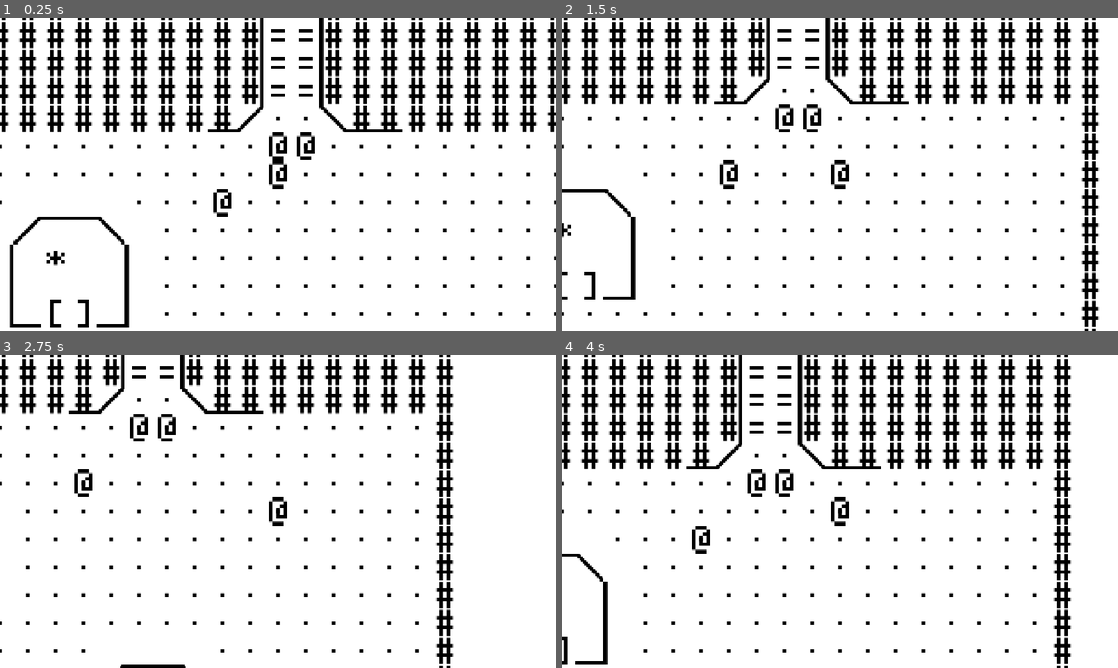
Above: before the commit, frames 1-4 (two rows, left to right).
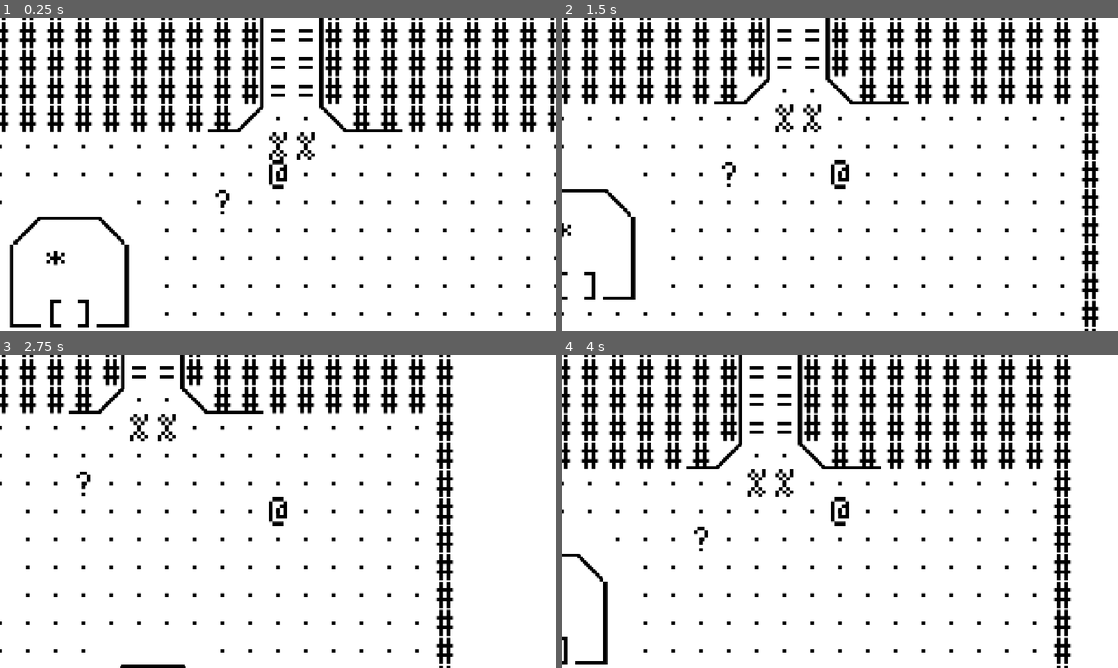
Above: after the commit, the same moments.

Repository: OzelotVanilla/colourisworld
Game: Godot game, scene res://scenes/main_game/MainGame.tscn
Same seed, same stepped clock (60 frames per second), same inputs: the game is played once before the commit and once after it.
Inputs:
- Up to frame 1 (0.25 s): no input
- Up to frame 2 (1.5 s): tap Enter (ui_accept) at 0.5, 0.77 s; hold D (move_right) 0.53-1.28 s; hold S (move_down) from 1.28 s (still down)
- Up to frame 3 (2.75 s): tap Enter (ui_accept) at 1.52, 2 s; release S (move_down) at 2.03 s; hold D (move_right) from 2.03 s (still down)
- Up to frame 4 (4 s): release D (move_right) at 2.78 s; hold W (move_up) 2.78-3.53 s; tap Enter (ui_accept) at 3.02, 3.77 s; hold A (move_left) from 3.53 s (still down)

The runs differ from the first frame. In frame 1, 0.5% of the frame differs, in the area x 38-57%, y 36-64%; in frame 2, 0.5%, in the area x 28-47%, y 27-55%; in frame 3, 0.5%; in frame 4, 0.5%.

Commit message:
feature - Give different icon to different characters
Now only the player uses `@`.

Diff:
--- a/map/demo_village/DemoMissionGuy.tscn
+++ b/map/demo_village/DemoMissionGuy.tscn
@@ -1,7 +1,8 @@
 [gd_scene format=3 uid="uid://c22h3g8p0snu4"]
 
 [ext_resource type="Script" uid="uid://ck6bcpyov6dow" path="res://map/demo_village/DemoMissionGuy.gd" id="1_3p7ey"]
-[ext_resource type="Texture2D" uid="uid://dw7actuh506f0" path="res://assets/image/character.png" id="2_qh637"]
+[ext_resource type="Texture2D" uid="uid://c1y8kvg5707m8" path="res://assets/image/sprite/quest_giver.png" id="2_qh637"]
+[ext_resource type="Texture2D" uid="uid://cye8343bu6h1j" path="res://assets/image/sprite/quest_checker.png" id="3_lgwwu"]
 
 [sub_resource type="RectangleShape2D" id="RectangleShape2D_g7lmp"]
 
@@ -9,8 +10,14 @@
 script = ExtResource("1_3p7ey")
 metadata/_custom_type_script = "uid://b5s0wwjs6rw4h"
 
-[node name="Sprite2D" type="Sprite2D" parent="." unique_id=808409861]
+[node name="Sprite" type="Node2D" parent="." unique_id=2087435180]
+
+[node name="QuestGiver" type="Sprite2D" parent="Sprite" unique_id=808409861]
 texture = ExtResource("2_qh637")
+
+[node name="QuestChecker" type="Sprite2D" parent="Sprite" unique_id=1098925232]
+visible = false
+texture = ExtResource("3_lgwwu")
 
 [node name="DetectArea" type="Area2D" parent="." unique_id=261011536]
 
--- a/map/demo_village/DemoSoldier.tscn
+++ b/map/demo_village/DemoSoldier.tscn
@@ -1,7 +1,7 @@
 [gd_scene format=3 uid="uid://r5g1ahnb7quf"]
 
 [ext_resource type="Script" uid="uid://bjl5v08o23ao4" path="res://map/demo_village/DemoSoldier.gd" id="1_xrsuw"]
-[ext_resource type="Texture2D" uid="uid://dw7actuh506f0" path="res://assets/image/character.png" id="2_g7lmp"]
+[ext_resource type="Texture2D" uid="uid://6iqnm67n5w5l" path="res://assets/image/sprite/soilder.png" id="2_g7lmp"]
 
 [sub_resource type="RectangleShape2D" id="RectangleShape2D_g7lmp"]
 
--- a/prefabs/player/Player.tscn
+++ b/prefabs/player/Player.tscn
@@ -1,7 +1,7 @@
 [gd_scene format=3 uid="uid://ce8bwp5jk0glv"]
 
 [ext_resource type="Script" uid="uid://cw56e0pujreqp" path="res://prefabs/player/Player.gd" id="1_dgc4i"]
-[ext_resource type="Texture2D" uid="uid://dw7actuh506f0" path="res://assets/image/character.png" id="2_qq40p"]
+[ext_resource type="Texture2D" uid="uid://dw7actuh506f0" path="res://assets/image/sprite/player.png" id="2_qq40p"]
 
 [sub_resource type="RectangleShape2D" id="RectangleShape2D_xm33v"]
 size = Vector2(64, 64)
Renamed: assets/image/character.png -> assets/image/sprite/player.png
Not shown, added: assets/image/sprite/player.png.import
Binary file added: assets/image/sprite/quest_checker.png
Not shown, added: assets/image/sprite/quest_checker.png.import
Binary file added: assets/image/sprite/quest_giver.png
Not shown, added: assets/image/sprite/quest_giver.png.import
Binary file added: assets/image/sprite/soilder.png
Not shown, changed: assets/image/sprite/soilder.png.import
